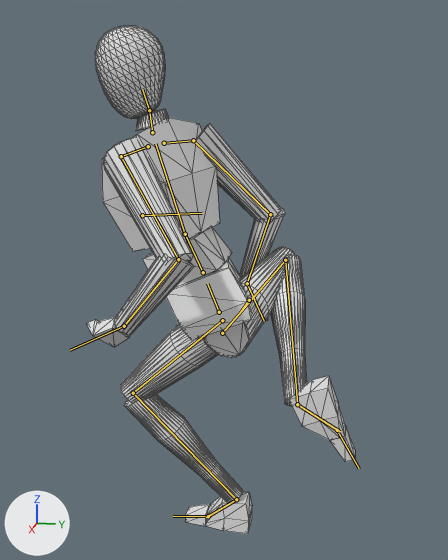
The glTF model resources/model/player/Player_Simple.gltf as it was, and as the next commit left it.
Camera for both pictures: a 50 mm lens placed at (1.757, 0.379, 1.363), pointed at (0.006, 0.029, 0.925). The lights are fixed; the arrows at lower left show +X, +Y and +Z. The older version comes first. Both versions are drawn at frame 10 of the action 'Run'; the numbers are the values there. The bones that change, and the others that lie on the model, are drawn over the model as lines. Mesh edges are drawn as thin lines.

The first picture shows 'Body'.
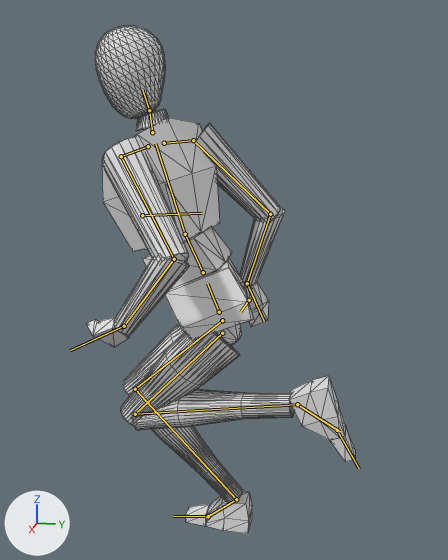
Boxes (x1, y1, x2, y2) around the edits, measured in the pictures (448 x 560 px):
'Body', posed
    both: (87, 25, 355, 534)
bone 'UpperLeg.L', root to tip
    before: (222, 333) to (285, 260)
    after: (222, 333) to (135, 414)
bone 'UpperLeg.R', root to tip
    before: (222, 320) to (133, 393)
    after: (222, 320) to (135, 389)
bone 'UpperArm.L', root to tip
    before: (121, 156) to (178, 259)
    after: (121, 156) to (174, 259)

The change, as a list of edits to the scene's bpy script:
```text
Change bone_upperleg_l:
    where bone_upperleg_l = bpy.data.objects['SimplePlayer'].pose.bones['UpperLeg.L']  # child of 'Hips'
    bone_upperleg_l.rotation_quaternion: (0.444, -0.049, 0.431, 0.784) -> (0.847, -0.512, 0.126, 0.075)  # degrees (45, 27, 133) -> degrees (-62, 17, 0)
Change bone_foot_l:
    where bone_foot_l = bpy.data.objects['SimplePlayer'].pose.bones['Foot.L']  # child of 'LowerLeg.L'
    bone_foot_l.rotation_quaternion: (0.53, 0.033, -0.844, 0.075) -> (0.982, 0.132, 0.024, 0.134)  # degrees (12, -116, -3) -> degrees (15, 1, 16)
Change bone_upperleg_r:
    where bone_upperleg_r = bpy.data.objects['SimplePlayer'].pose.bones['UpperLeg.R']  # child of 'Hips'
    bone_upperleg_r.rotation_quaternion: (-0.83, 0.548, -0.085, -0.055) -> (-0.823, 0.55, -0.123, -0.068)  # degrees (-67, 12, 0) -> degrees (-68, 16, -1)
Change bone_foot_r:
    where bone_foot_r = bpy.data.objects['SimplePlayer'].pose.bones['Foot.R']  # child of 'LowerLeg.R'
    bone_foot_r.rotation_quaternion: (0.951, -0.299, 0.034, -0.068) -> (0.95, -0.298, 0.001, -0.094)  # degrees (-35, 1, -9) -> degrees (-35, -3, -10)
Change bone_upperarm_l:
    where bone_upperarm_l = bpy.data.objects['SimplePlayer'].pose.bones['UpperArm.L']  # child of 'Shoulder.L'
    bone_upperarm_l.rotation_quaternion: (0.661, -0.02, 0.359, -0.658) -> (0.662, 0.003, 0.391, -0.64)  # degrees (-34, 27, -98) -> degrees (-35, 31, -98)
Change bone_hand_l:
    where bone_hand_l = bpy.data.objects['SimplePlayer'].pose.bones['Hand.L']  # child of 'LowerArm.L'
    bone_hand_l.rotation_quaternion: (0.721, 0.189, -0.662, -0.081) -> (0.706, 0.199, -0.678, -0.044)  # degrees (82, -67, -73) -> degrees (90, -70, -77)
Change bone_upperarm_r:
    where bone_upperarm_r = bpy.data.objects['SimplePlayer'].pose.bones['UpperArm.R']  # child of 'Shoulder.R'
    bone_upperarm_r.rotation_quaternion: (0.659, 0.266, -0.494, 0.501) -> (0.654, 0.277, -0.508, 0.487)  # degrees (-21, -67, 89) -> degrees (-22, -69, 88)
```
